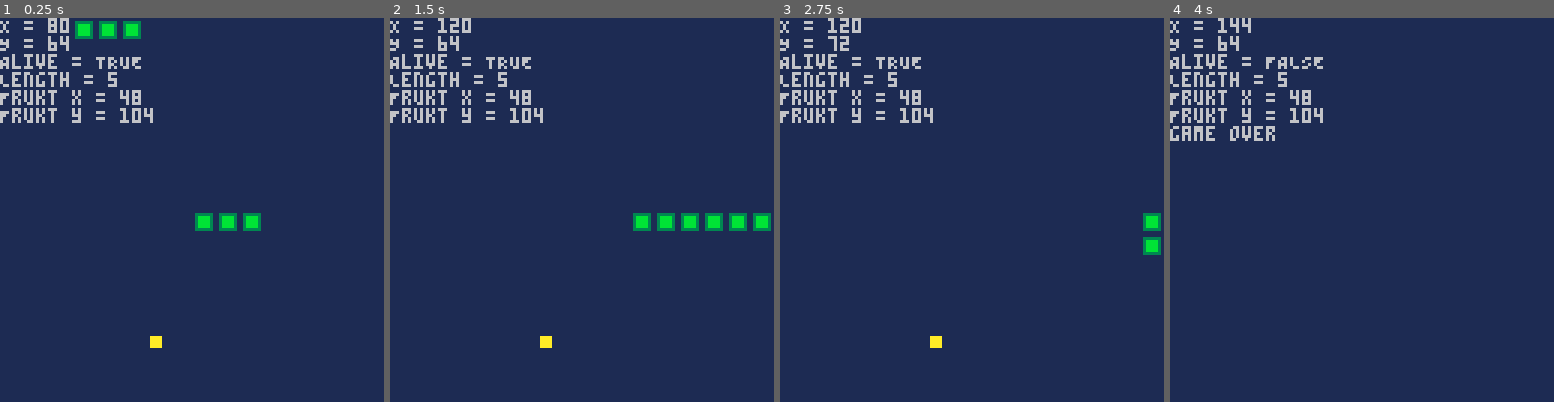
Above: before the commit, frames 1-4 (left to right).
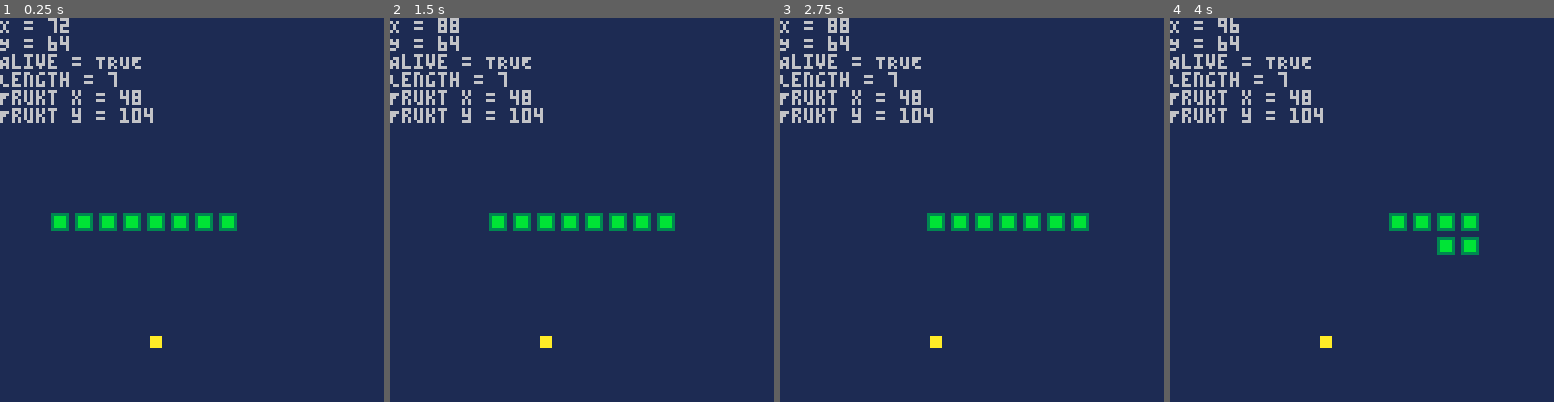
Above: after the commit, the same moments.

Repository: kakardo/Pico-8
Game: PICO-8 cartridge snake.p8
Same seed, same stepped clock (60 frames per second), same inputs: the game is played once before the commit and once after it.
Inputs:
- Up to frame 1 (0.25 s): no input
- Up to frame 2 (1.5 s): tap O (Z key) at 0.33, 0.7, 1.43 s; tap X (X key) at 1.07 s
- Up to frame 3 (2.75 s): hold Left 1.97-2.37 s; tap X (X key) at 2.07, 2.4, 2.73 s; tap O (Z key) at 2.22 s; hold Down from 2.42 s (still down)
- Up to frame 4 (4 s): release Down at 2.82 s; hold Right 2.87-3.53 s; tap X (X key) at 3.07, 3.4, 3.73 s; tap O (Z key) at 3.1, 3.98 s; hold Up from 3.58 s (still down)

The runs differ from the first frame. In frame 1, 2.3% of the frame differs, in the area x 12-68%, y 0-56%; in frame 2, 2.4%, in the area x 12-100%, y 0-56%; in frame 3, 2.2%; in frame 4, 2.3%.

Commit message:
Solved: starting body has wrong X coordinates

Diff:
--- a/snake.lua
+++ b/snake.lua
@@ -9,7 +9,8 @@
 	- is_alive()
 ]]--
 
-snake_starting_length = 5
+-- VARIABLES USED ONLY IN SNAKE.LUA
+snake_starting_length = 7
 snake_starting_coordinate = 64
 snake_starting_direction = 1
 
@@ -25,10 +26,13 @@
 	body.x = {}
 	body.y = {}
 
-	coordinate_step = snake_starting_coordinate
-	for i = body.segments, 1, -1 do
+	-- Build by looping once for each segment
+	local coordinate_step = snake_starting_coordinate
+
+	for i = 1, body.segments, 1 do
 		coordinate_step -= scale
 		body.x[i] = coordinate_step
+		body.y[i] = snake_starting_coordinate
 	end
 end
 
@@ -43,10 +47,12 @@
 end
 
 function draw_snake()
+	-- Draw head
 	spr(9,head.x,head.y)
 
+	-- Draw body
 	if body.segments > 0 then
-		for i = 1, body.segments do
+		for i = body.segments, 1, -1 do
 			spr(9,body.x[i],body.y[i])
 		end
 	end
--- a/snake.p8
+++ b/snake.p8
@@ -12,16 +12,13 @@
 fruit = {}
 
 scale = 8 -- size of game steps
-
 button_pushed = 1
-speed = 1
 step = 1
 just_moved = false
 
-tick_goal = 5
+-- game loop tick
+tick_goal = 15
 tick_count = 0
-
-
 
 function _init()
 	init_head()
@@ -32,6 +29,7 @@
 
 function _update()
 	cls(1)
+	debug()
 	check_button_push()
 
 	if (just_moved == false) then
@@ -44,8 +42,6 @@
 	else
 	 tick_count += 1
 	end
-
-	debug()
 end
 
 function _draw()
